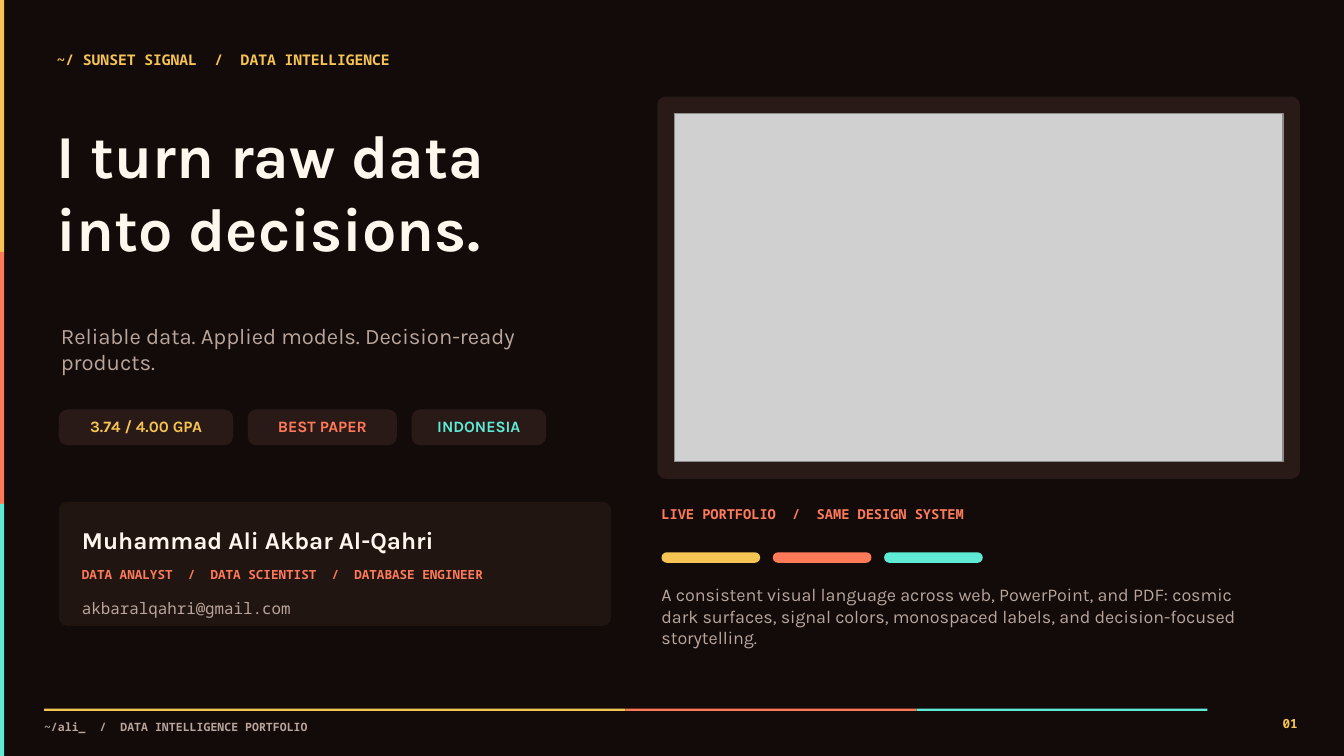
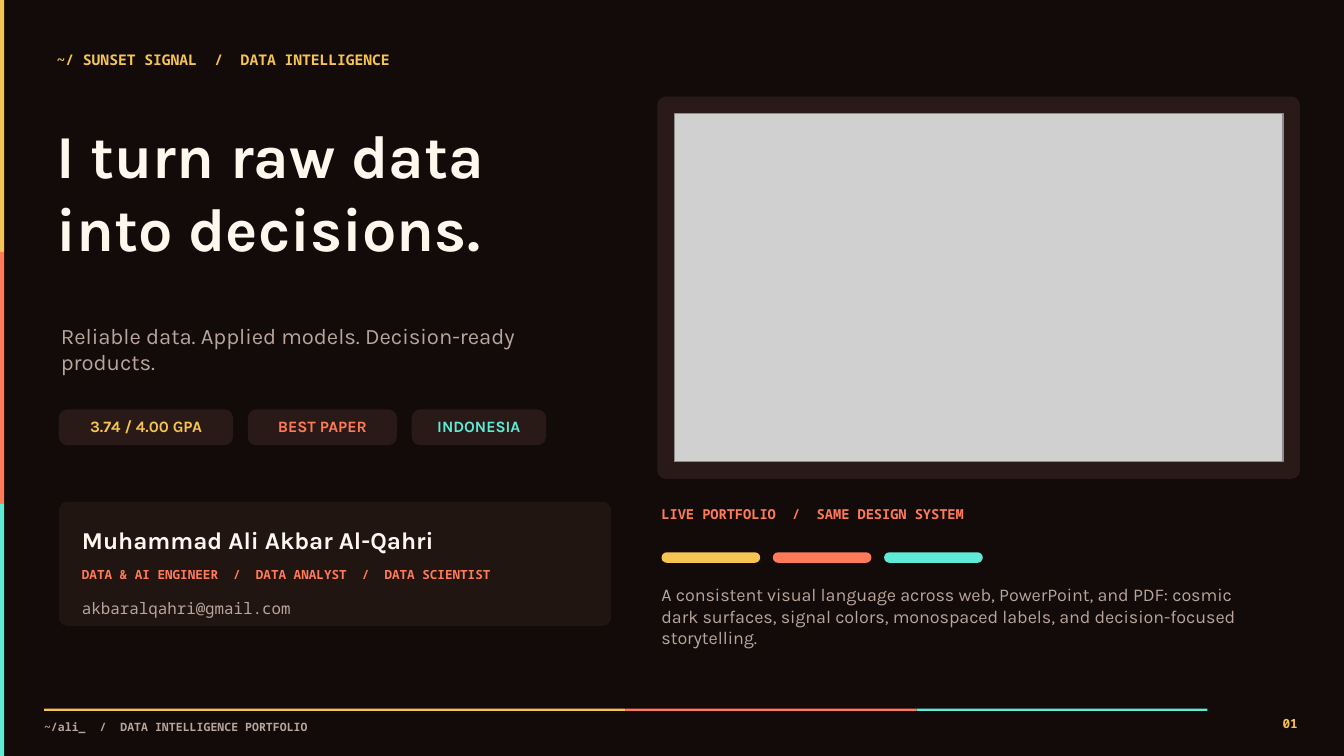
Before and after one commit to akbaralqahri/portofolio, a slide deck: slide 1 of outputs/Muhammad_Ali_Akbar_Al-Qahri_Portfolio.pptx. Drawn at 1344x756 pixels with LibreOffice and Linux fonts; fonts in the diff are those of the drawing; grey boxes stand for pictures. Boxes give left, top, right and bottom in pixels: in the first picture for what was removed or moved away, otherwise in the second. Text is boxed around its words. In the diff, an @@ line names an element or a change of style, - is before the commit and + after.

```diff
--- a/outputs/Muhammad_Ali_Akbar_Al-Qahri_Portfolio.pptx
+++ b/outputs/Muhammad_Ali_Akbar_Al-Qahri_Portfolio.pptx
@@ text at bbox=[82, 570, 490, 579]: text changed @@
-DATA ANALYST / DATA SCIENTIST / DATABASE ENGINEER
+DATA & AI ENGINEER / DATA ANALYST / DATA SCIENTIST
```
Also in this commit, not shown: 2 other slides changed, 7 other files.
